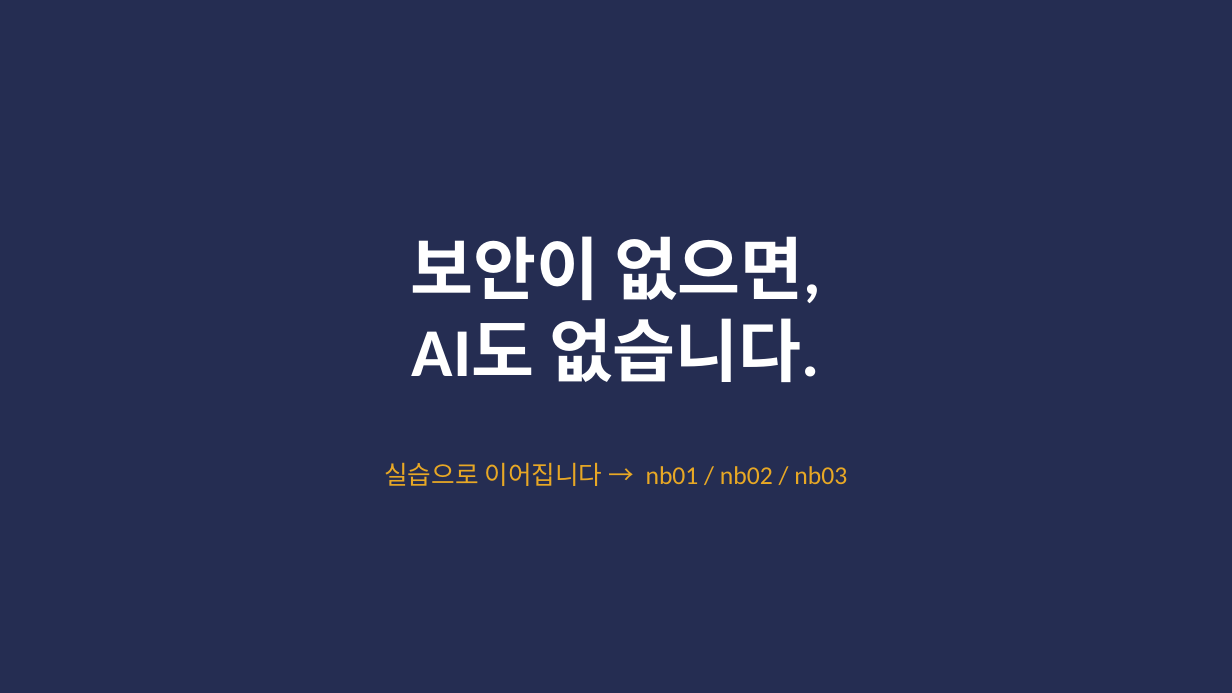
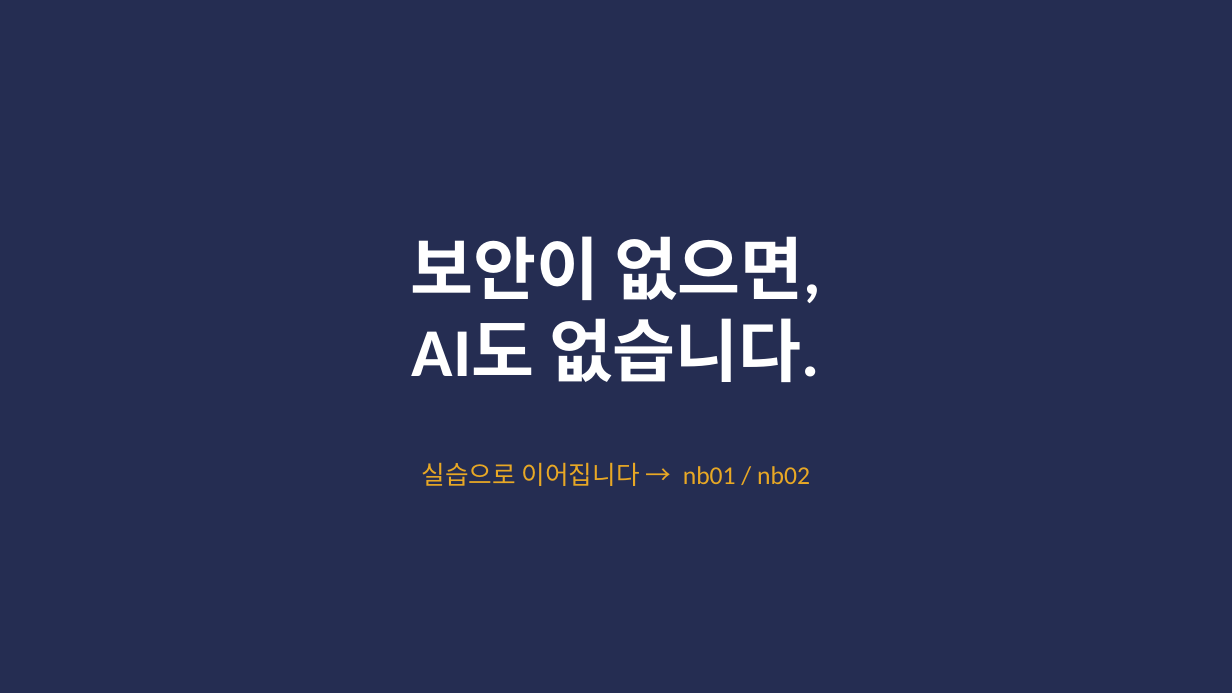
Before and after one commit to sulgik/security-workshop, a slide deck: slide 18 of ws02/class/ws02_슬롯3_방어대책_promptfoo.pptx (slide 21 before the commit). Drawn at 1232x693 pixels with LibreOffice and Linux fonts; fonts in the diff are those of the drawing. Boxes give left, top, right and bottom in pixels: in the first picture for what was removed or moved away, otherwise in the second. Text is boxed around its words. In the diff, an @@ line names an element or a change of style, - is before the commit and + after.

```diff
--- a/ws02/class/ws02_슬롯3_방어대책_promptfoo.pptx
+++ b/ws02/class/ws02_슬롯3_방어대책_promptfoo.pptx
@@ text at [422, 462, 810, 486]: text changed @@
-실습으로 이어집니다 → nb01 / nb02 / nb03
+실습으로 이어집니다 → nb01 / nb02
```
Also in this commit, not shown: 3 other slides changed, 3 slides removed, 7 other files.
